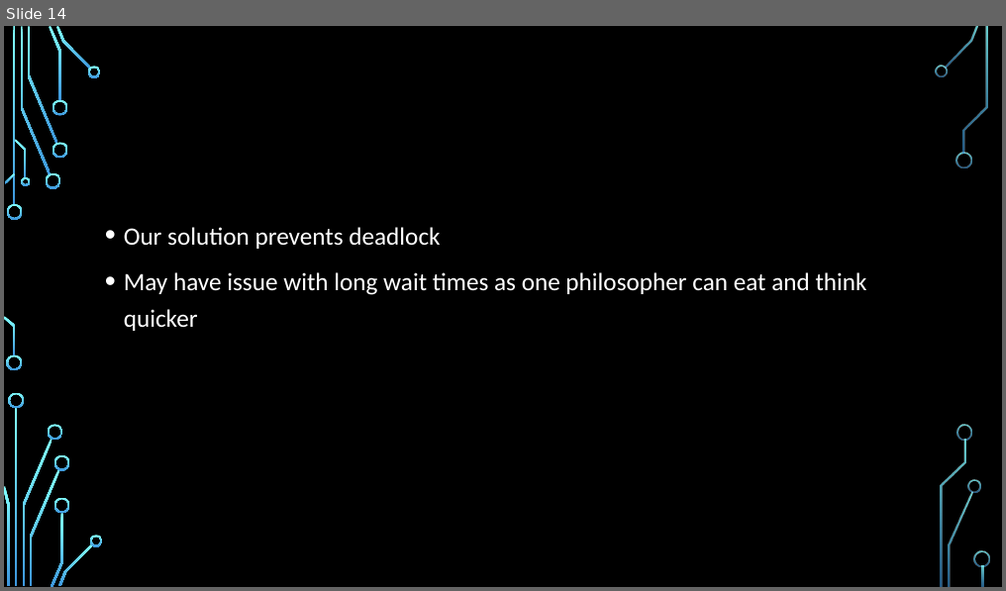
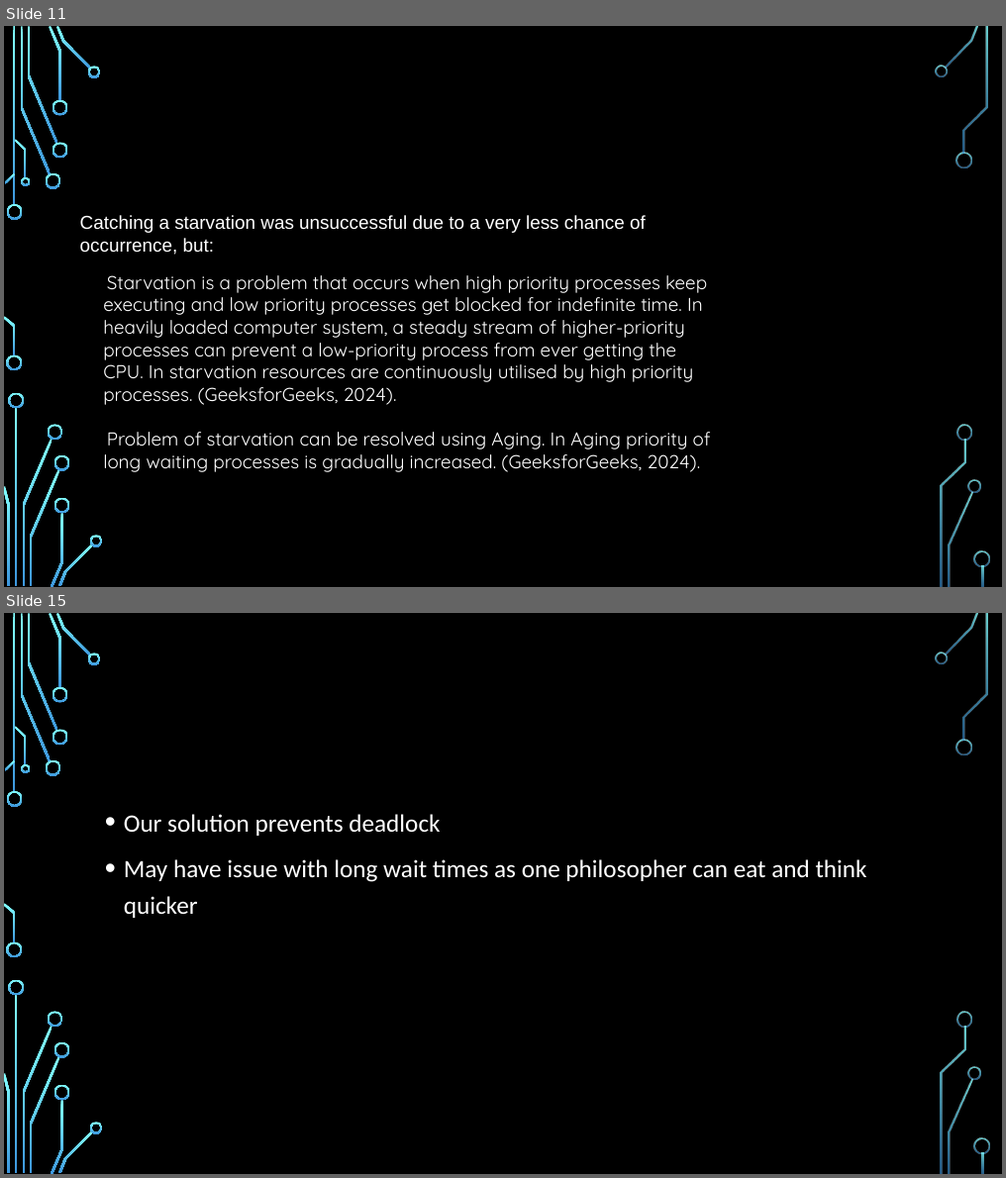
Before and after one commit to StevenKelly99/Stressfree-Pets, a slide deck: final_Presentation_New.pptx. Shown one above the other, each under a label of ours: slide 14 before the commit, slides 11 and 15 after it; the slides between them are not shown. The pictures are 1006x591 and 1006x1178 pixels, drawn with LibreOffice and Linux fonts; fonts in the diff are those of the drawing; background and template pictures are left out. Boxes give left, top, right and bottom in pixels: in the first picture for what was removed or moved away, otherwise in the second. Text is boxed around its words. In the diff, an @@ line names an element or a change of style, - is before the commit and + after.

```diff
--- a/final_Presentation_New.pptx
+++ b/final_Presentation_New.pptx
@@ slide 11 added at bbox=[4, 26, 1002, 587], background picture (left out); not listed: 36 template elements that a slide beside it also shows @@
@@ text added at bbox=[80, 215, 646, 255], 18 pt, text #FFFFFF @@
+Catching a starvation was unsuccessful due to a very less chance of occurrence, but:
@@ text added at bbox=[174, 215, 255, 230], 24 pt, text #000000 @@
+1. STARVATION EXAMPLE
@@ text added at bbox=[103, 275, 711, 472], 18 pt, text #FFFFFF @@
+• .Starvation is a problem that occurs when high priority processes keep executing and low priority processes get blocked for indefinite time. In heavily loaded computer system, a steady stream of higher-priority processes can prevent a low-priority process from ever getting the CPU. In starvation resources are continuously utilised by high priority processes. (GeeksforGeeks, 2024).
+• .Problem of starvation can be resolved using Aging. In Aging priority of long waiting processes is gradually increased. (GeeksforGeeks, 2024).
@@ text added at bbox=[191, 297, 225, 311], 36 pt, text #000000 @@
+ANALYSIS AND RESULTS:
@@ what was slide 14 is now slide 15 @@
```
Also in this commit, not shown: 3 slides changed, 1 other slide added, 1 slide removed.
